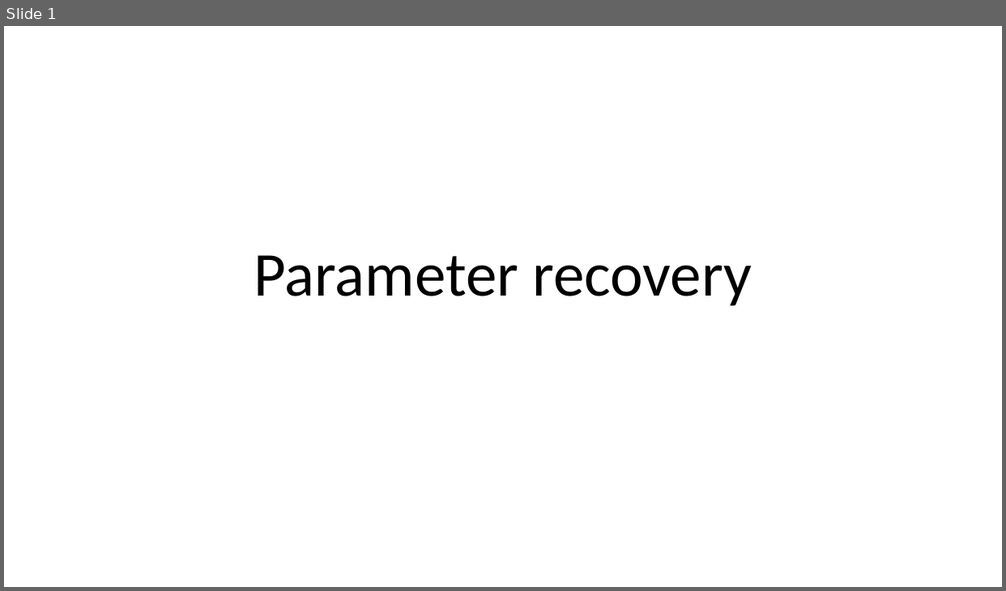
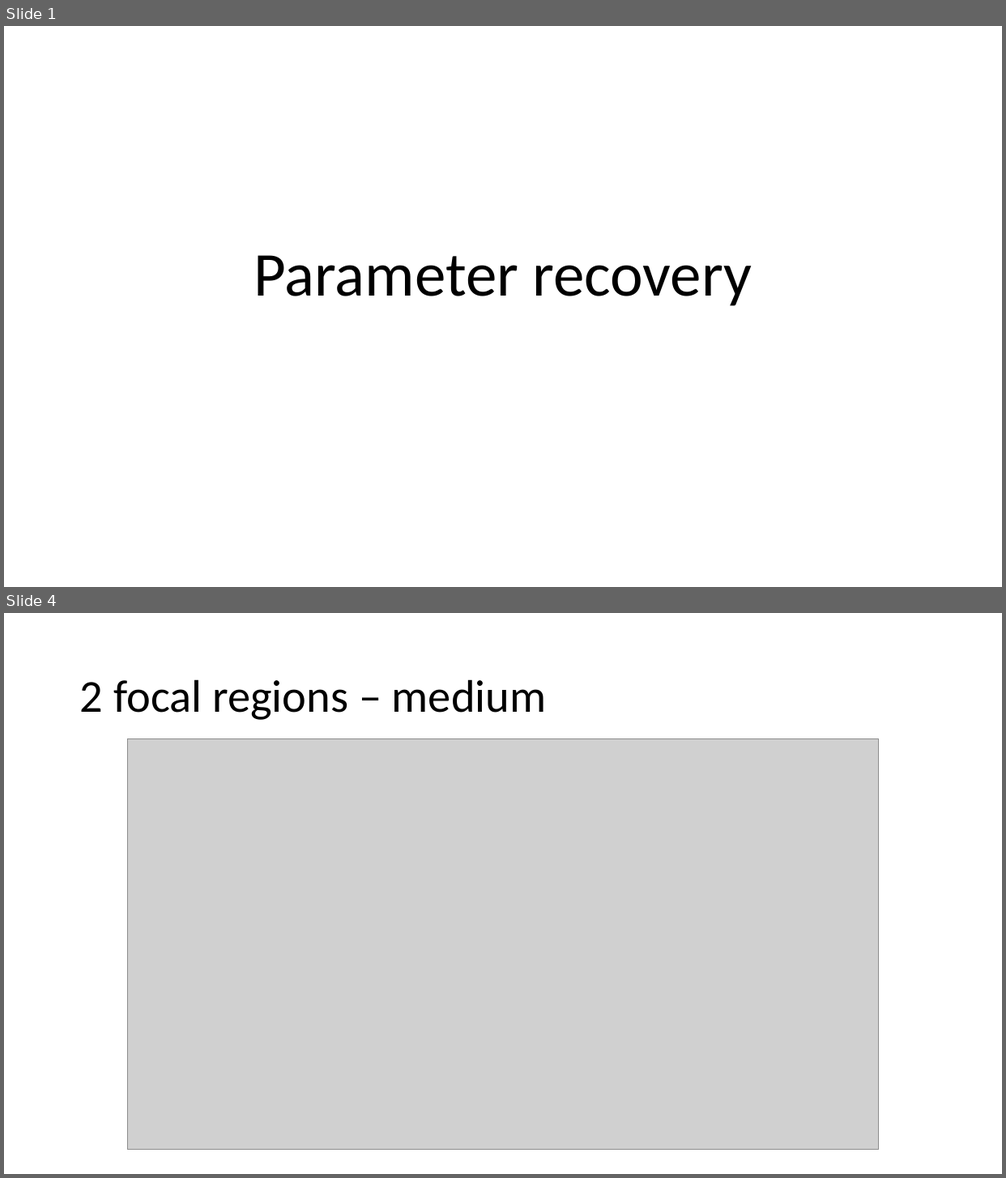
Before and after one commit to Slendercoder/DCL-DataAnalysis, a slide deck: Parameter Recovery.pptx. Shown one above the other, each under a label of ours: slide 1 before the commit, slides 1 and 4 after it; the slides between them are not shown. The pictures are 1006x591 and 1006x1178 pixels, drawn with LibreOffice and Linux fonts; fonts in the diff are those of the drawing; grey boxes stand for pictures. Boxes give left, top, right and bottom in pixels: in the first picture for what was removed or moved away, otherwise in the second. Text is boxed around its words. In the diff, an @@ line names an element or a change of style, - is before the commit and + after.

```diff
--- a/Parameter Recovery.pptx
+++ b/Parameter Recovery.pptx
@@ slide 4 added at <box>4,613,1002,1174</box>, background #FFFFFF @@
@@ title added at <box>80,679,546,720</box>, 44 pt, text #000000 @@
+2 focal regions – medium
@@ picture added at <box>127,739,879,1150</box> @@
```
Also in this commit, not shown: 7 other slides added, 1 slide removed, 41 other files.
